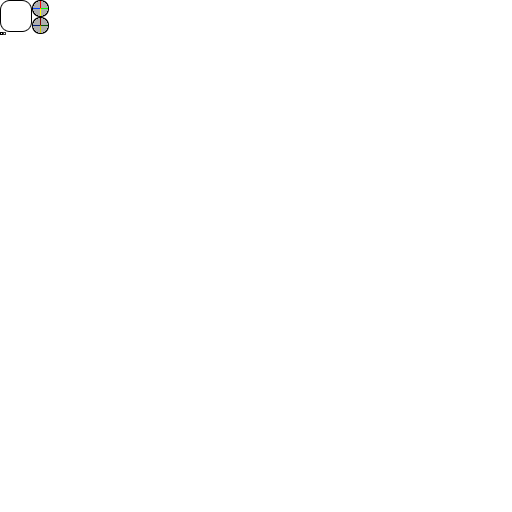
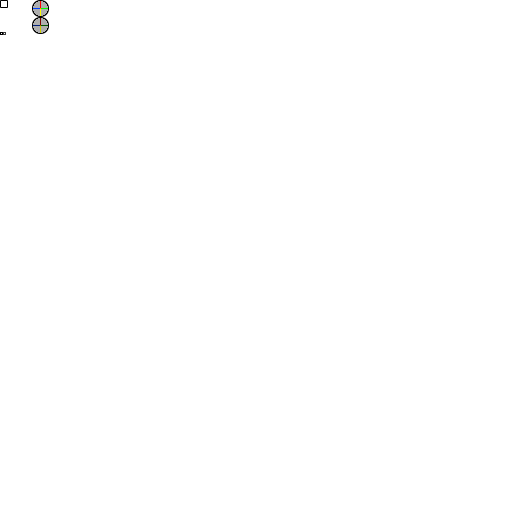
Revision of a layered 512x512 image; what changed, layer by layer:
added layer "Layer 26" (50%) in group "Panel" over [1, 1, 7, 7]
added layer "Rounded Rectangle 2" in group "Panel" over [0, 0, 8, 8]
